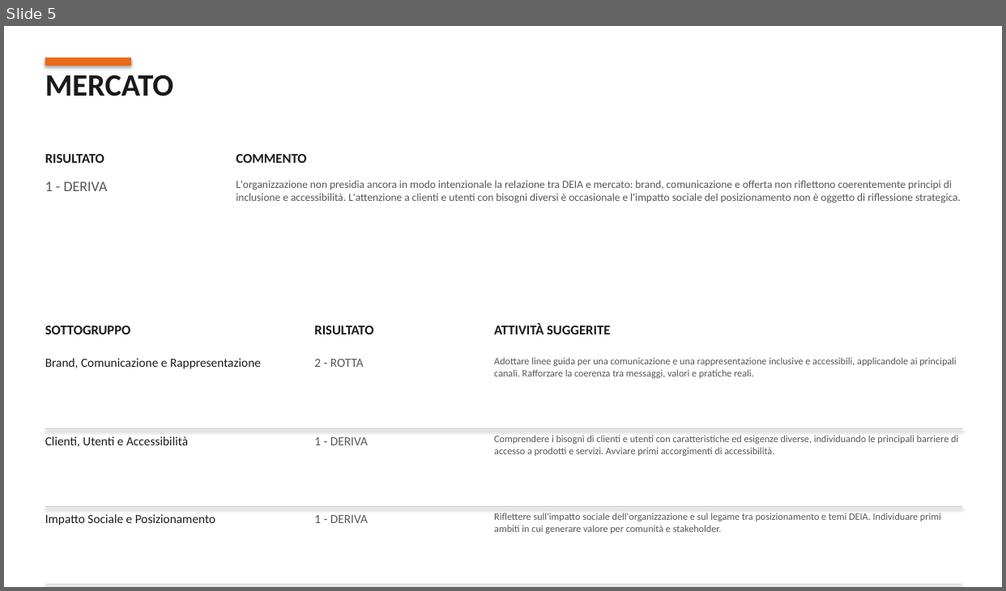
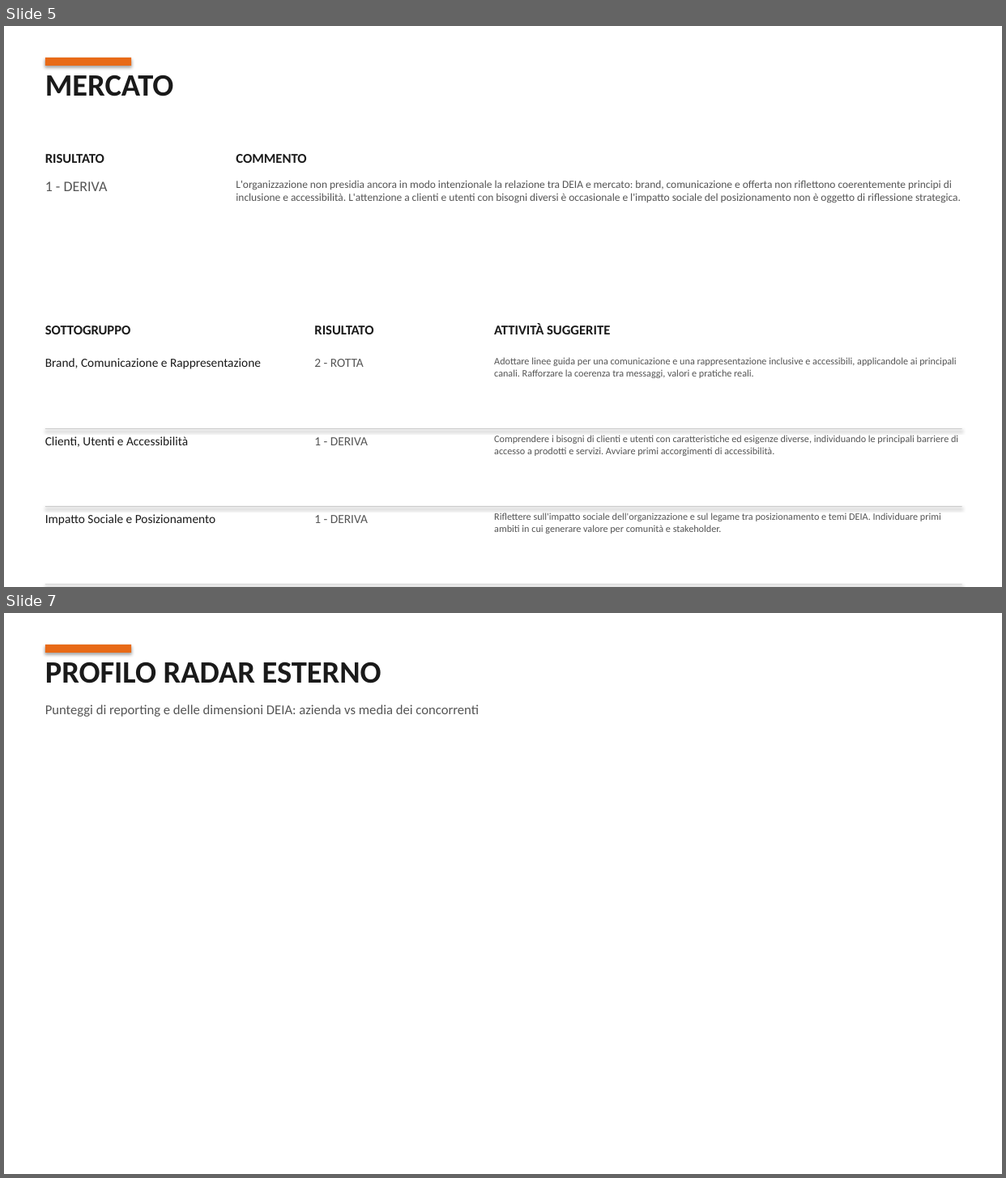
Before and after one commit to Frenz86/OsservatorioGalactica, a slide deck: mod1/assessment_demo_compilato.pptx. Shown one above the other, each under a label of ours: slide 5 before the commit, slides 5 and 7 after it; the slides between them are not shown. The pictures are 1006x591 and 1006x1178 pixels, drawn with LibreOffice and Linux fonts; fonts in the diff are those of the drawing. Boxes give left, top, right and bottom in pixels: in the first picture for what was removed or moved away, otherwise in the second. Text is boxed around its words. In the diff, an @@ line names an element or a change of style, - is before the commit and + after.

```diff
--- a/mod1/assessment_demo_compilato.pptx
+++ b/mod1/assessment_demo_compilato.pptx
@@ slide 7 added at bbox=[4, 613, 1002, 1174], background #FFFFFF @@
@@ rectangle added at bbox=[45, 645, 131, 653], fill #E86A17 @@
@@ text added at bbox=[45, 662, 381, 683], 30 pt, text #1A1A1A, bold @@
+PROFILO RADAR ESTERNO
@@ text added at bbox=[45, 705, 479, 717], 13 pt, text #555555 @@
+Punteggi di reporting e delle dimensioni DEIA: azienda vs media dei concorrenti
```
Also in this commit, not shown: 1 slide changed, 3 other slides added, 12 other files.
